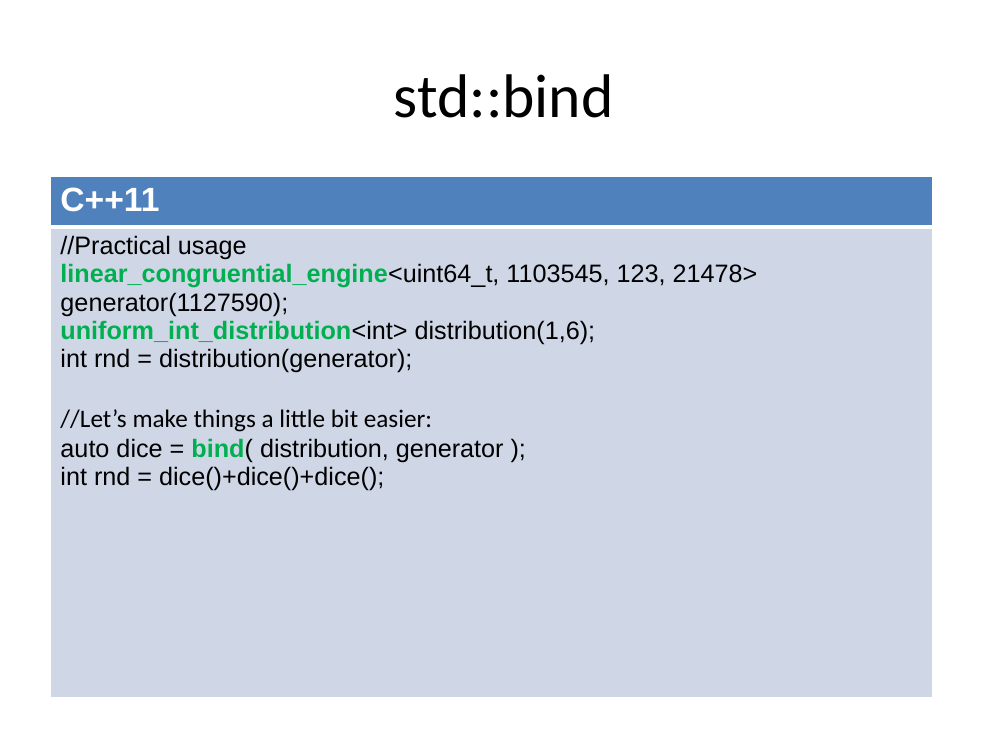
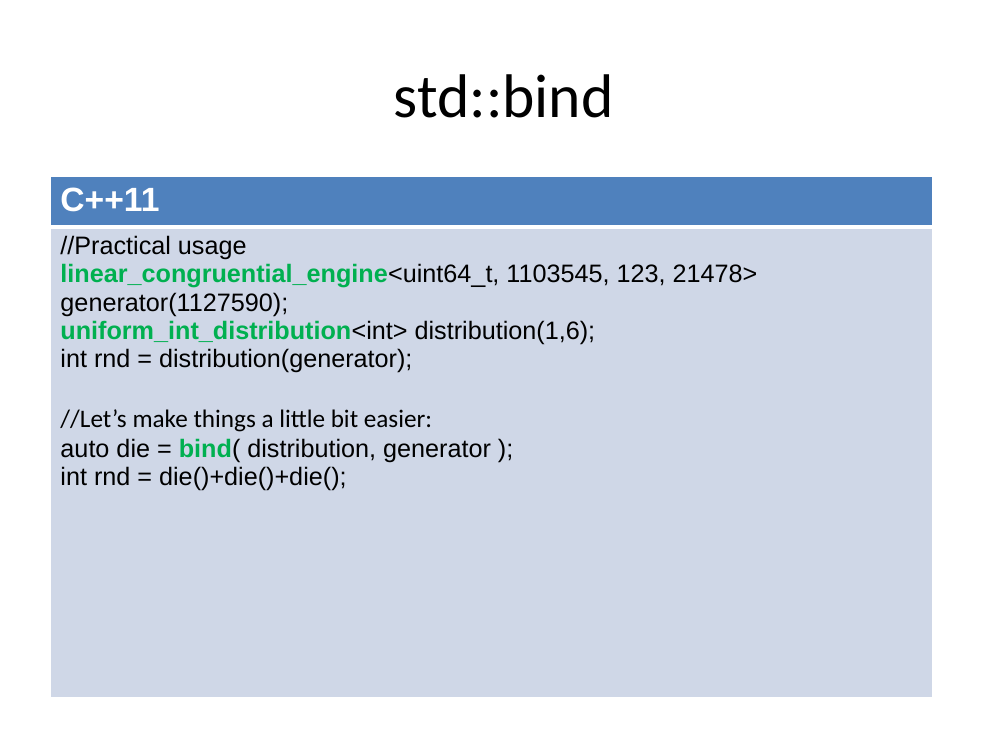
Before and after one commit to xtofl/cpp11training, a slide deck: slide 15 of slides/2.lambdas-c11-121213071023-phpapp02-reordered.pptx (slide 12 before the commit). Drawn at 1008x756 pixels with LibreOffice and Linux fonts; fonts in the diff are those of the drawing. Boxes give left, top, right and bottom in pixels: in the first picture for what was removed or moved away, otherwise in the second. Text is boxed around its words. In the diff, an @@ line names an element or a change of style, - is before the commit and + after.

```diff
--- a/slides/2.lambdas-c11-121213071023-phpapp02-reordered.pptx
+++ b/slides/2.lambdas-c11-121213071023-phpapp02-reordered.pptx
@@ table at [50, 176, 932, 507] @@
-row 2, column 1: //Practical usage / linear_congruential_engine<uint64_t, 1103545, 123, 21478> generator(1127590); / uniform_int_distribution<int> distribution(1,6); / int rnd = distribution(generator); / //Let’s make things a little bit easier: / auto dice = bind( distribution, generator ); / int rnd = dice()+dice()+dice();
+row 2, column 1: //Practical usage / linear_congruential_engine<uint64_t, 1103545, 123, 21478> generator(1127590); / uniform_int_distribution<int> distribution(1,6); / int rnd = distribution(generator); / //Let’s make things a little bit easier: / auto die = bind( distribution, generator ); / int rnd = die()+die()+die();
```
Also in this commit, not shown: 11 other slides changed, 5 slides added, 1 slide removed, 2 other files.
